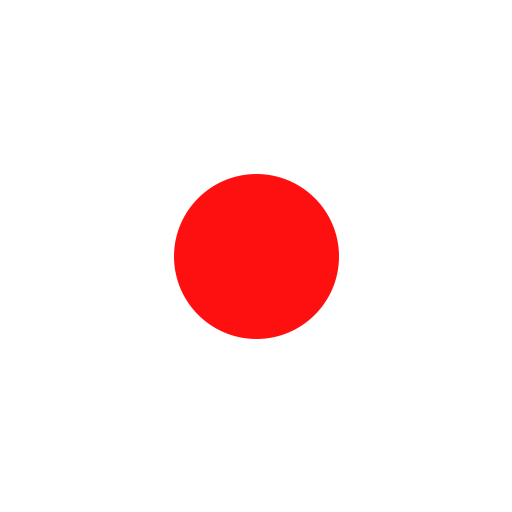
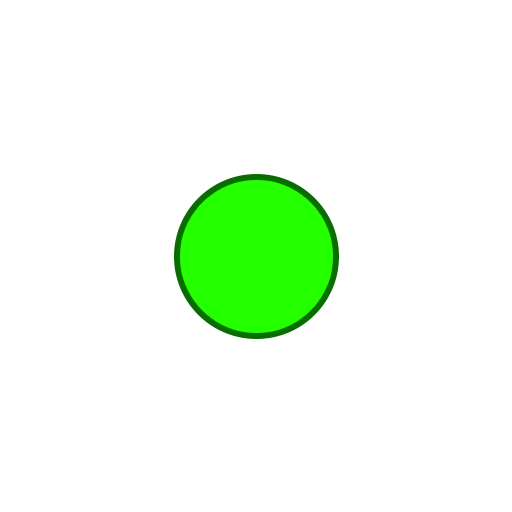
Layers edited between the first and the second 512×512 image:
painted on "Ellipse 1" over (x1=174, y1=174, x2=339, y2=339)
